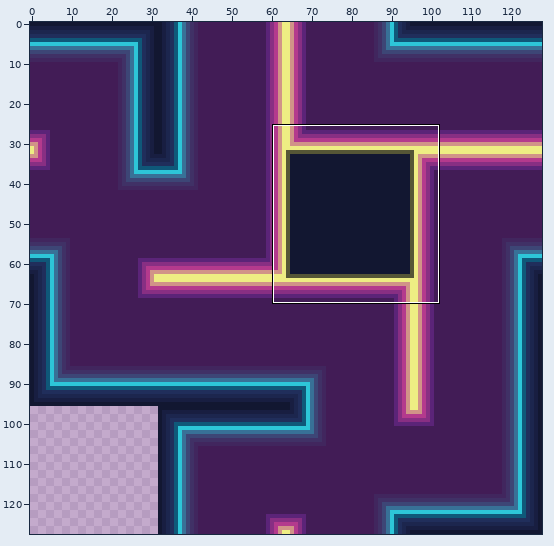
File history of a sprite sheet, Loop Breakerz/assets/tileset.png. The picture above shows the old version from afar; the outline marks the close-up.
Close-up. As it was:
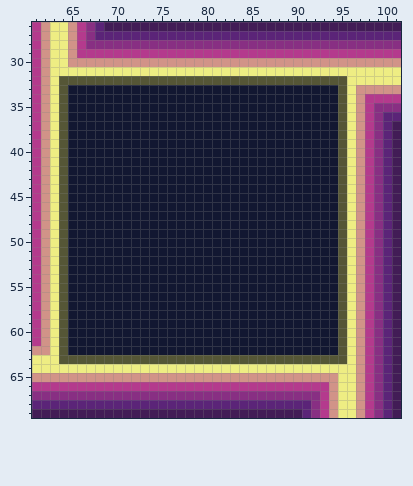
The file is 128x128 pixels. Shown: x 61..101, y 26..69.
After:
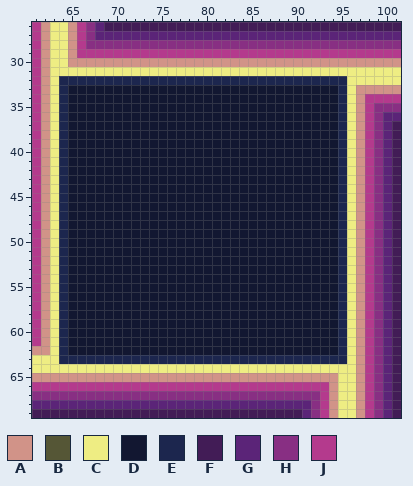
Palette (. is transparent): A #d19388  B #555636  C #eeed83  D #121731  E #1c264e  F #421c56  G #5b2478  H #882f83  J #b43a8d
Changes in this commit:
y 32: x 64..95 BBBBBBBBBBBBBBBBBBBBBBBBBBBBBBBB -> EEEEEEEEEEEEEEEEEEEEEEEEEEEEEEEE
y 33..62: x 64 B -> E; x 95 B -> E
y 63: x 64..95 BBBBBBBBBBBBBBBBBBBBBBBBBBBBBBBB -> EEEEEEEEEEEEEEEEEEEEEEEEEEEEEEEE
